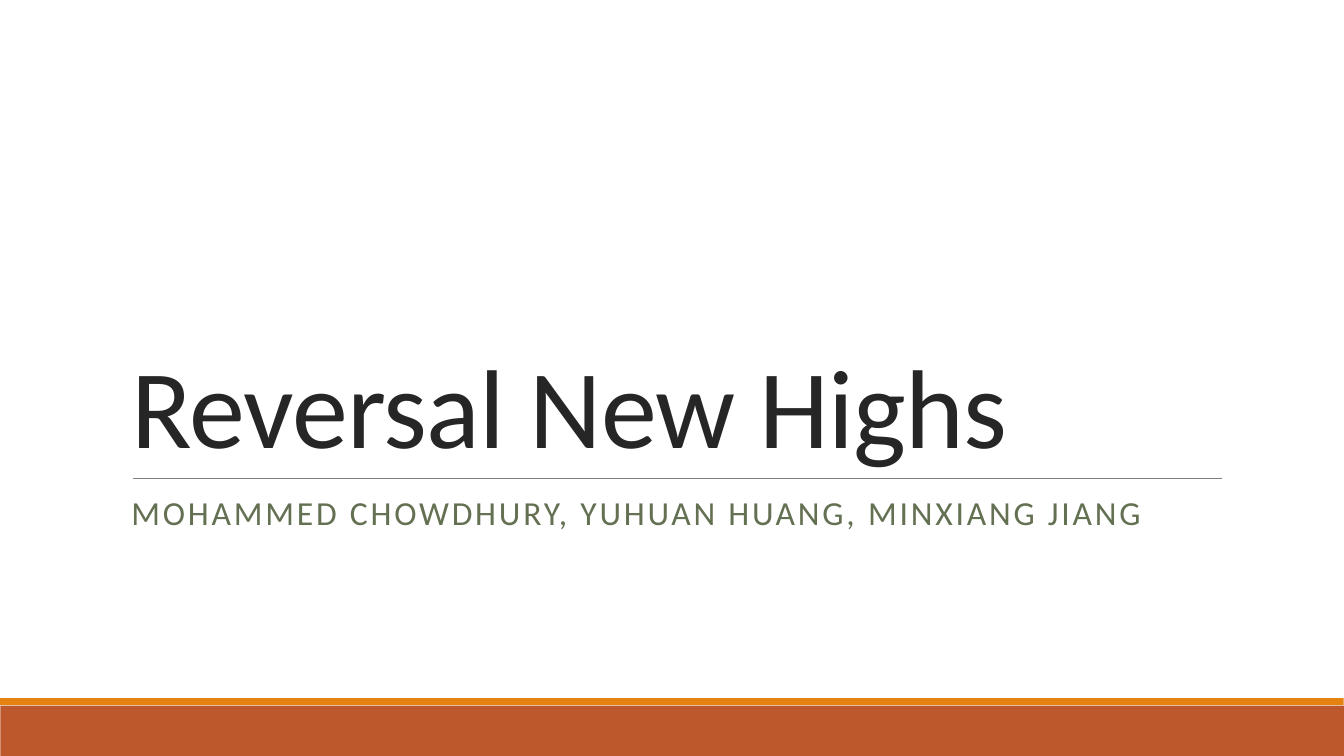
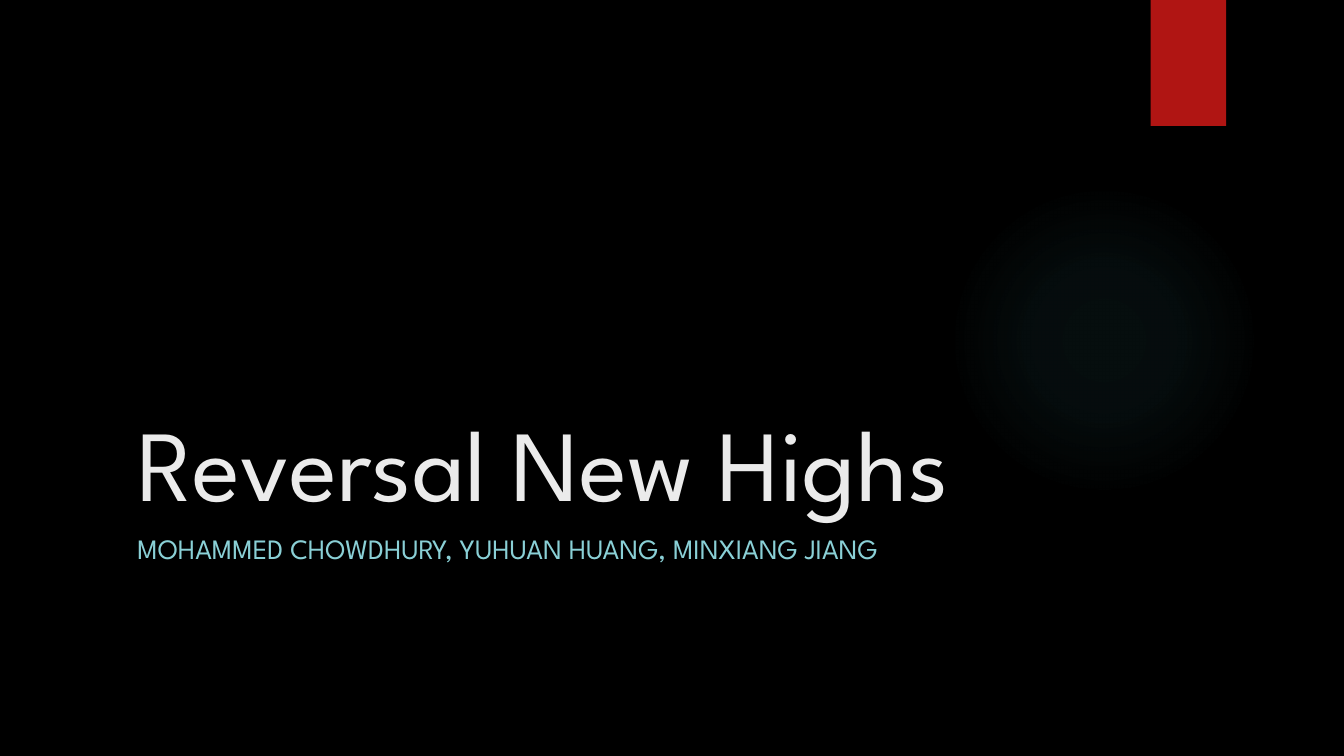
Before and after one commit to mchowdhury91/MAC286Stocks, a slide deck: slide 1 of Reversal New Highs.pptx. Drawn at 1344x756 pixels with LibreOffice and Linux fonts; fonts in the diff are those of the drawing; background and template pictures are left out. Boxes give left, top, right and bottom in pixels: in the first picture for what was removed or moved away, otherwise in the second. Text is boxed around its words. In the diff, an @@ line names an element or a change of style, - is before the commit and + after.

```diff
--- a/Reversal New Highs.pptx
+++ b/Reversal New Highs.pptx
@@ background #FFFFFF to picture (left out) @@
@@ rectangle added at bbox=[1150, 0, 1226, 126], fill #B01513 @@
@@ title "Reversal New Highs": place and size @@
-title "Reversal New Highs" at bbox=[131, 370, 1008, 468]
+title "Reversal New Highs" at bbox=[137, 431, 948, 523]
@@ title "Reversal New Highs" at bbox=[137, 431, 948, 523]: size 80 to 72 pt, font Calibri to League Spartan, text colour #262626 to #EBEBEB, letter spacing -0.5 to 0 pt; line spacing 0.85 to 1 @@
@@ ellipse added at bbox=[949, 185, 1259, 495], fill gradient #50B9C1 @@
@@ line removed from (133, 479) to (1222, 479) @@
@@ subtitle "MOHAMMED CHOWDHURY, YUHUAN HUANG, MINXIANG ...": place and size @@
-subtitle "MOHAMMED CHOWDHURY, YUHUAN HUANG, MINXIANG ..." at bbox=[131, 503, 1141, 529]
+subtitle "MOHAMMED CHOWDHURY, YUHUAN HUANG, MINXIANG ..." at bbox=[137, 540, 878, 563]
@@ subtitle "MOHAMMED CHOWDHURY, YUHUAN HUANG, MINXIANG ..." at bbox=[137, 540, 878, 563]: size 24 to 20 pt, font Calibri to League Spartan, text colour #637052 to #8AD0D6, letter spacing 2 to 0 pt; line spacing 0.9 to 1; less space between paragraphs @@
@@ rectangle removed at bbox=[0, 706, 1344, 756] @@
@@ rectangle removed at bbox=[0, 699, 1344, 706] @@
```
Also in this commit, not shown: 8 other slides changed.
